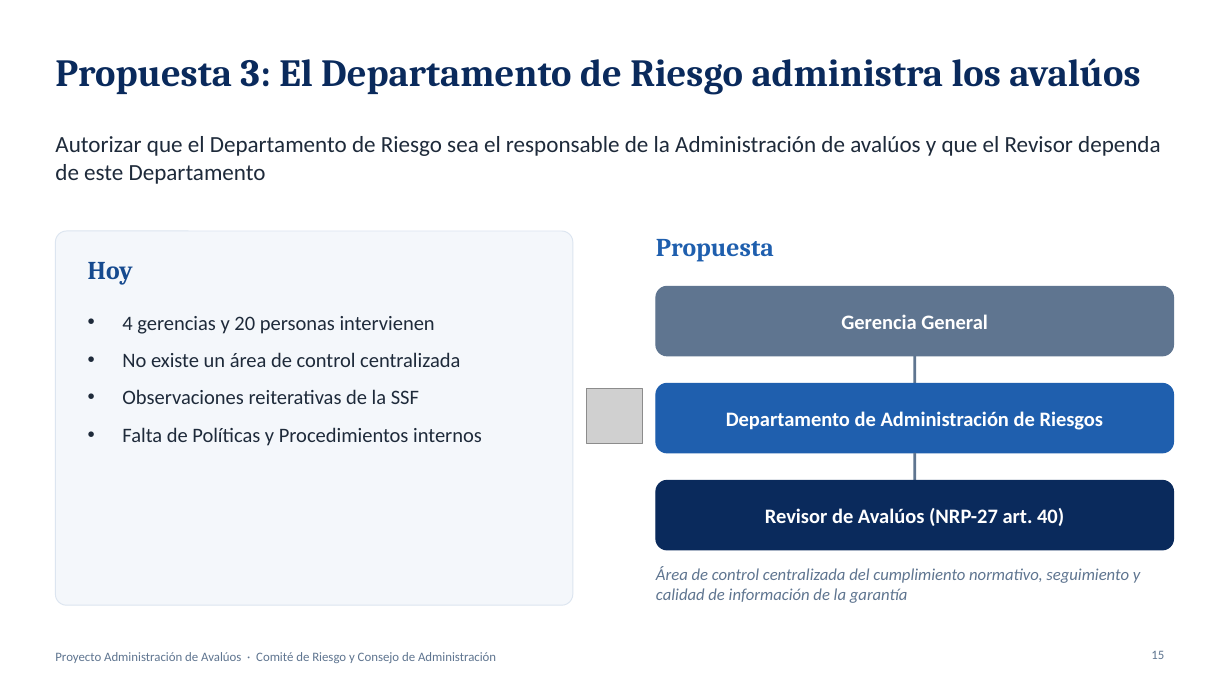
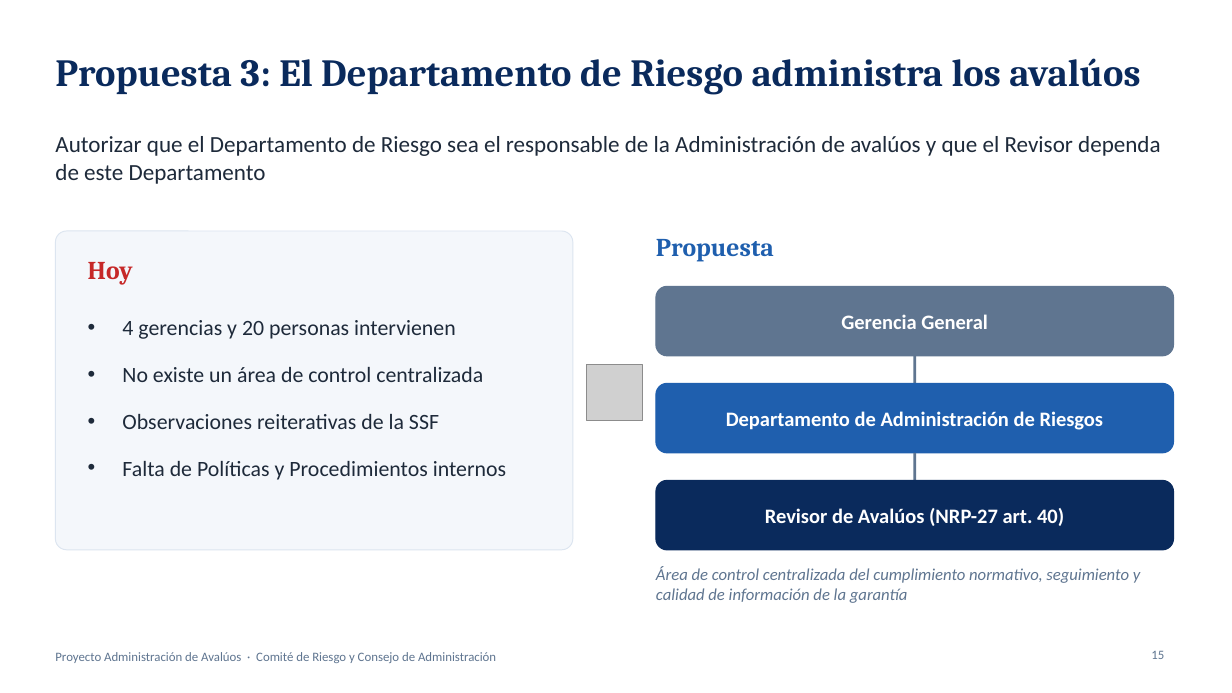
Before and after one commit to menjivar201280/riesgo, a slide deck: slide 15 of administracion-avaluos/Proyecto_Administracion_de_Avaluos.pptx. Drawn at 1232x693 pixels with LibreOffice and Linux fonts; fonts in the diff are those of the drawing; grey boxes stand for pictures. Boxes give left, top, right and bottom in pixels: in the first picture for what was removed or moved away, otherwise in the second. Text is boxed around its words. In the diff, an @@ line names an element or a change of style, - is before the commit and + after.

```diff
--- a/administracion-avaluos/Proyecto_Administracion_de_Avaluos.pptx
+++ b/administracion-avaluos/Proyecto_Administracion_de_Avaluos.pptx
@@ rounded rectangle: place and size @@
-rounded rectangle at (55,231,573,605)
+rounded rectangle at (55,231,573,550)
@@ rounded rectangle at (55,231,573,550): proportions changed @@
@@ text "Hoy" at (88,262,133,285): text colour #164A8F to #C62828 @@
@@ text "4 gerencias y 20 personas ..." at (122,320,506,480): size 16 to 17 pt; more space between paragraphs @@
@@ picture: place and size @@
-picture at (587,388,642,444)
+picture at (587,365,642,421)
```
Also in this commit, not shown: 6 other slides changed.
